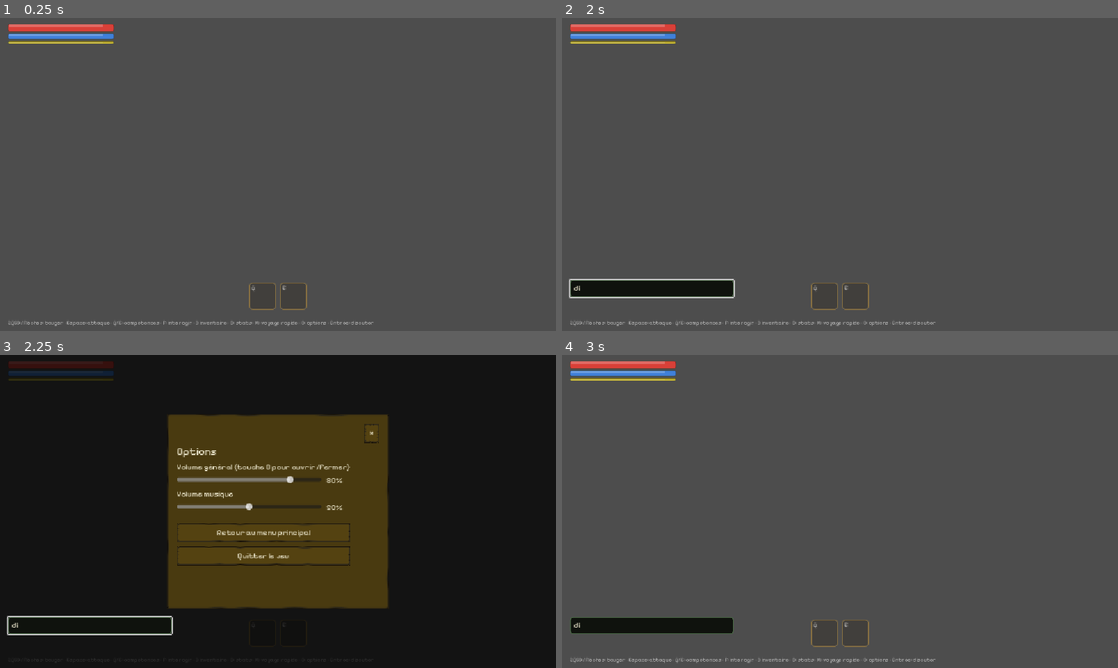
Above: before the commit, frames 1-4 (two rows, left to right).
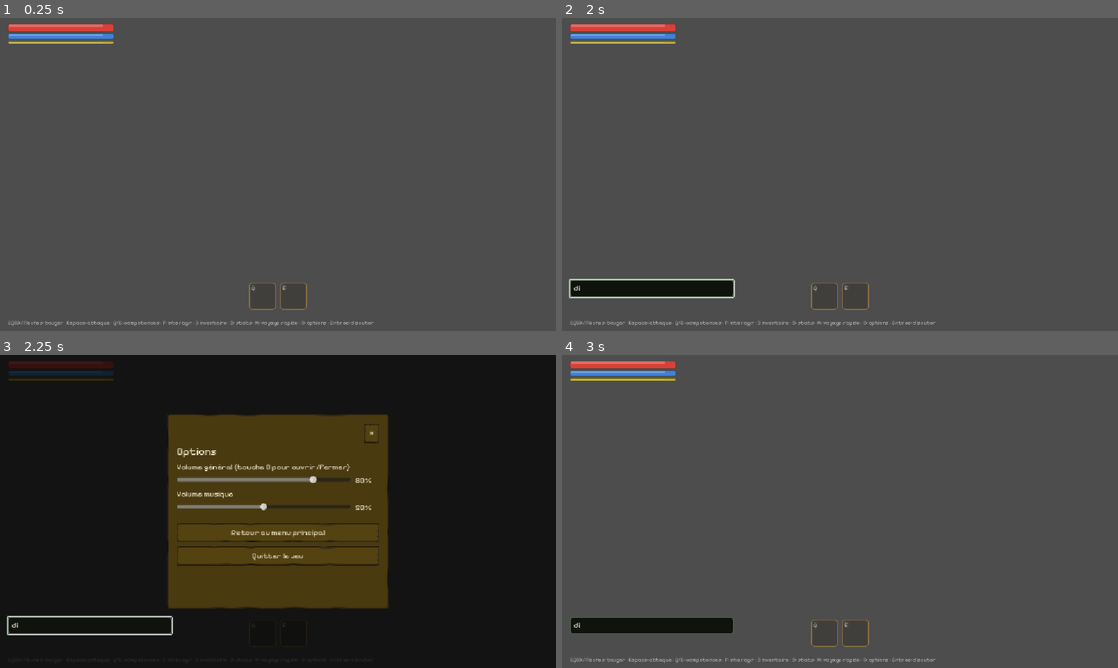
Above: after the commit, the same moments.

Repository: saintstrif13001/riendupout
Game: Godot game, scene res://scenes/Hud.tscn
Two runs of this game, one before a commit and one after it. Both use one fixed random seed, a clock stepped at 60 frames per second and the inputs below. This scene is started directly instead of the project's main scene.
Inputs (mouse positions are in pixels of both pictures, inside the frame that each line leads up to):
- Up to frame 1 (0.25 s): no input
- Up to frame 2 (2 s): tap Enter at 0.5 s; move the mouse to (962, 158) at 0.52 s; hold D 0.53-1.25 s; tap I at 0.6 s; click (962, 158) at 0.67 s; tap Space at 0.77, 1.25 s; drag from (728, 190) to (812, 237) at 1.27 s
- Up to frame 3 (2.25 s): tap Enter at 2 s; move the mouse to (333, 442) at 2.02 s; hold D from 2.03 s (still down); tap O at 2.1 s
- Up to frame 4 (3 s): release D at 2.75 s; click "×" at 2.75 s

Frames 1-2 are identical in both runs. In frame 3, 0.8% of the frame differs, in the area x 37-69%, y 38-68%; in frame 4, nothing differs.
Error before the commit: Invalid call. Nonexistent function 'send_chat_message' in base 'Nil'. (res://scripts/hud.gd:612)
Error after the commit: Invalid call. Nonexistent function 'send_chat_message' in base 'Nil'. (res://scripts/hud.gd:622)

Commit message:
Le contenu des panneaux modaux occupe enfin toute leur largeur
Trouve en inspectant une capture d'ecran du menu de voyage rapide : le
panneau etait bien centre, mais ses boutons ne remplissaient que la moitie
GAUCHE, laissant ~40% du panneau vide a droite.

Cause : dans _build_modal_overlay(), la boite de contenu etait ajoutee au
ScrollContainer sans drapeau d'expansion. Un ScrollContainer donne a son
enfant sa taille MINIMALE (pas la sienne), donc la boite se reduisait a la
largeur naturelle de son plus large element et restait collee a gauche,
pendant que le panneau gardait sa largeur fixe. Cela touchait TOUS les
panneaux passant par ce helper partage : dialogue PNJ, inventaire, voyage
rapide, options, fiche de personnage. Corrige avec size_flags_horizontal =
SIZE_EXPAND_FILL sur la boite de contenu, et desactivation du defilement
horizontal (ces panneaux ont une largeur fixe et leurs textes longs passent
deja a la ligne, on ne veut jamais de barre horizontale). Largeur du
contenu : 345px avant, 552px apres, pour un panneau de 560px utiles. Les
boutons deviennent au passage des cibles de clic bien plus grandes, ce qui
va dans le sens du retour "l'ui est pas du tout ergonomique".

BUG DE TEST corrige au passage, decouvert en verifiant ce correctif : le
test lisait les tailles IMMEDIATEMENT apres avoir ouvert le dialogue, or la
mise en page des Container est DIFFEREE en Godot (queue_sort). Toutes les
tailles mesurees etaient donc celles d'avant la mise en page, identiques
avec et sans le correctif — ce qui donnait l'illusion que le correctif
n'avait aucun effet. Ajout de quelques frames d'attente avant mesure ; le
correctif devient alors clairement visible (345 -> 552). A retenir pour
tout test futur mesurant des tailles de Control.

Assertion content_fills_width ajoutee a test_modal_overlay, verifiee comme
echouant sur le code d'avant via git stash cible puis passant apres.
Regression complete verifiee (42 modes de test).

Co-Authored-By: Claude Opus 5 <noreply@anthropic.com>

Diff:
--- a/scripts/hud.gd
+++ b/scripts/hud.gd
@@ -407,8 +407,18 @@
 
 	var scroll = ScrollContainer.new()
 	scroll.custom_minimum_size = Vector2(width, scroll_height)
+	# Un ScrollContainer donne à son enfant sa taille MINIMALE, pas la sienne :
+	# sans drapeau d'expansion, la boîte de contenu se réduisait à la largeur
+	# naturelle de son plus large élément et restait collée à GAUCHE, laissant
+	# ~40% du panneau vide à droite (visible sur le menu de voyage rapide, dont
+	# les boutons n'occupaient que la moitié gauche d'un panneau centré). Le
+	# défilement horizontal est désactivé : ces panneaux ont une largeur fixe et
+	# leurs textes longs passent déjà à la ligne (autowrap), on ne veut jamais
+	# de barre horizontale.
+	scroll.horizontal_scroll_mode = ScrollContainer.SCROLL_MODE_DISABLED
 	outer.add_child(scroll)
 	var content_box = VBoxContainer.new()
+	content_box.size_flags_horizontal = Control.SIZE_EXPAND_FILL
 	content_box.add_theme_constant_override("separation", 8)
 	scroll.add_child(content_box)
 
--- a/scripts/tools/capture.gd
+++ b/scripts/tools/capture.gd
@@ -1037,6 +1037,11 @@
 	inst.char_data.inventory = {"bois": 5, "epee_fer": 1, "potion_vie": 2}
 	hud._on_open_npc(data.get_npc("marchand")) # dialogue avec le plus de texte (objets de faction + vente)
 
+	# Le calcul de disposition des Container est DIFFERE en Godot (queue_sort) :
+	# sans laisser passer quelques frames, toutes les tailles lues ici sont
+	# celles d'avant la mise en page et ne veulent rien dire.
+	for i in range(3): await process_frame
+
 	var panel = hud.dialogue_overlay.get_child(1) # bg=0, panel=1
 	var panel_width_reasonable = panel.size.x < 700.0 # 560 de contenu + ~40 de marge du thème
 
@@ -1066,6 +1071,16 @@
 	for c in content.get_children():
 		if c.size.x > outer.size.x + 1.0: no_child_overflows_panel = false
 
+	# Un ScrollContainer donne à son enfant sa taille MINIMALE : sans drapeau
+	# d'expansion, la boîte de contenu se réduisait à la largeur naturelle de
+	# son plus large élément et restait collée à gauche, laissant ~40% du
+	# panneau vide à droite (constaté sur le menu de voyage rapide). Vérifie
+	# que le contenu occupe bien toute la largeur utile du panneau.
+	# Tolérance de 24px : le ScrollContainer réserve la largeur de sa barre de
+	# défilement verticale (~8px ici). Le bug laissait un écart de 215px, donc
+	# la tolérance reste très loin de le masquer.
+	var content_fills_width = content.size.x >= scroll.size.x - 24.0
+
 	close_btn.pressed.emit()
 	var close_button_closes_overlay = not hud.dialogue_overlay.visible
 
@@ -1077,9 +1092,9 @@
 	bg.gui_input.emit(ev)
 	var click_outside_closes_overlay = not hud.dialogue_overlay.visible
 
-	var all_ok = panel_width_reasonable and panel_is_centered and close_button_is_top_right and no_child_overflows_panel and close_button_closes_overlay and click_outside_closes_overlay
-	print("TEST_RESULT all_ok=%s panel_width_reasonable=%s (width=%.0f) panel_is_centered=%s close_button_is_top_right=%s no_child_overflows_panel=%s close_button_closes_overlay=%s click_outside_closes_overlay=%s"
-		% [all_ok, panel_width_reasonable, panel.size.x, panel_is_centered, close_button_is_top_right, no_child_overflows_panel, close_button_closes_overlay, click_outside_closes_overlay])
+	var all_ok = panel_width_reasonable and panel_is_centered and close_button_is_top_right and no_child_overflows_panel and content_fills_width and close_button_closes_overlay and click_outside_closes_overlay
+	print("TEST_RESULT all_ok=%s panel_width_reasonable=%s (width=%.0f) panel_is_centered=%s close_button_is_top_right=%s no_child_overflows_panel=%s content_fills_width=%s (contenu=%.0f scroll=%.0f) close_button_closes_overlay=%s click_outside_closes_overlay=%s"
+		% [all_ok, panel_width_reasonable, panel.size.x, panel_is_centered, close_button_is_top_right, no_child_overflows_panel, content_fills_width, content.size.x, scroll.size.x, close_button_closes_overlay, click_outside_closes_overlay])
 
 func _run_sell_item_test() -> void:
 	print("TEST_START:sell_item")
